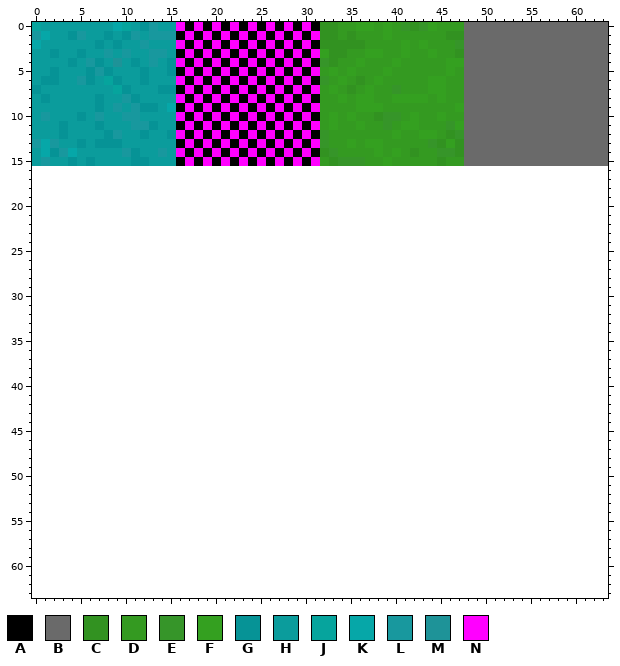
Two versions of one pixel-art sprite, assets/main/textures/spriteTextureMap.png. Above is the file before it was changed.
The file is 64x16 pixels. Colours within 5 levels of each other are drawn and written as one. The old version is drawn lined up with the new one, on the new canvas.
Palette (. is transparent): A #000000  B #6a6a6a  C #329221  D #349a21  E #369529  F #34a020  G #069396  H #0b9c9c  J #06a49d  K #06a7a8  L #18989e  M #1e9398  N #ff00ff
Pixels before (only the part around the change), first column x 0:
23 ................................................................
24 ................................................................
25 ................................................................
26 ................................................................
27 ................................................................
28 ................................................................
29 ................................................................
30 ................................................................
31 ................................................................
32 ................................................................
33 ................................................................
34 ................................................................
35 ................................................................
36 ................................................................
37 ................................................................
38 ................................................................
39 ................................................................
40 ................................................................
41 ................................................................
42 ................................................................
43 ................................................................
44 ................................................................
45 ................................................................
46 ................................................................
47 ................................................................
48 ................................................................
49 ................................................................
50 ................................................................
51 ................................................................
After:
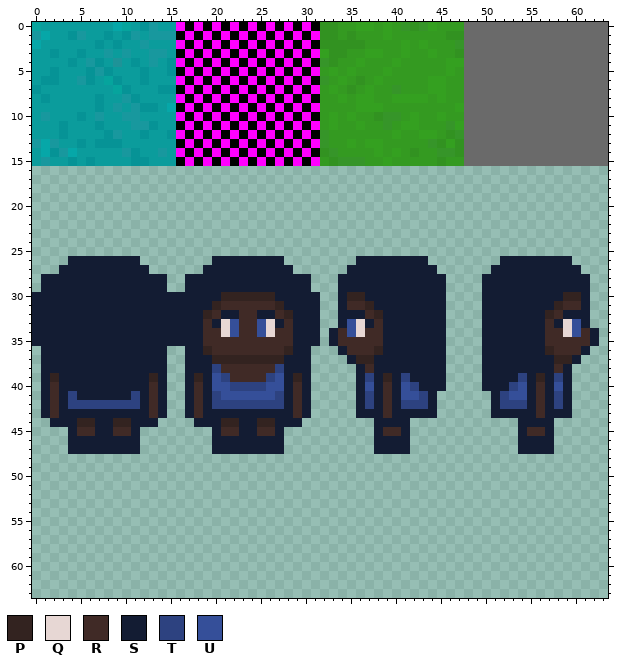
Colours new in this view: P #332320  Q #e7d7d4  R #402a26  S #131c33  T #2d4280  U #354f99
Diff:
canvas 64x16 -> 64x64
Changed rows in their new state; - is an unchanged pixel.
first column x 0:
26 ----SSSSSSSS--------SSSSSSSS--------SSSSSSSS--------SSSSSSSS---
27 ---SSSSSSSSSS------SSSSSSSSSS------SSSSSSSSSS------SSSSSSSSSS--
28 -SSSSSSSSSSSSSS--SSSSSSSSSSSSSS---SSSSSSSSSSSS----SSSSSSSSSSSS-
29 -SSSSSSSSSSSSSS--SSSSSSSSSSSSSS---SSSSSSSSSSSS----SSSSSSSSSSSS-
30 SSSSSSSSSSSSSSSSSSSSSPPPPPPSSSSS--SPPSSSSSSSSS----SSSSSSSSSPPS-
31 SSSSSSSSSSSSSSSSSSSSPRRRRRRPSSSS--SRRPSSSSSSSS----SSSSSSSSPRRS-
32 SSSSSSSSSSSSSSSSSSSPRSSRRSSRPSSS--SSSRPSSSSSSS----SSSSSSSPRSSS-
33 SSSSSSSSSSSSSSSSSSSRSQURRUQSRSSS--SUQSRSSSSSSS----SSSSSSSRSQUS-
34 SSSSSSSSSSSSSSSSSSSRRQURRUQRRSSS-SRUQRRSSSSSSS----SSSSSSSRRQURS
35 SSSSSSSSSSSSSSSSSSSRRRRRRRRRRSSS-SRRRRRSSSSSSS----SSSSSSSRRRRRS
36 -SSSSSSSSSSSSSS--SSPRRRRRRRRPSS---SRRRPSSSSSSS----SSSSSSSPRRRS-
37 -SSSSSSSSSSSSSS--SSSPPPPPPPPSSS----SPPSSSSSSSS----SSSSSSSSPPS--
38 -SSSSSSSSSSSSSS--SSSTRRRRRRTSSS-----SRSSSSSSSS----SSSSSSSSRS---
39 -SPSSSSSSSSSSPS--SPSUTRRRRTUSPS-----STSPSTSSSS----SSSSTSPSTS---
40 -SRSSSSSSSSSSRS--SRSUUTTTTUUSRS-----SUSRSUTSSS----SSSTUSRSUS---
41 -SRSTSSSSSSTSRS--SRSTUUUUUUTSRS-----STSRSUUTS------STUUSRSTS---
42 -SRSTTTTTTTTSRS--SRSTTTTTTTTSRS-----STSRSTTTS------STTTSRSTS---
43 -SRSSSSSSSSSSRS--SRSSSSSSSSSSRS-----SSSRSSSSS------SSSSSRSSS---
44 --SSSPPSSPPSSS----SSSPPSSPPSSS--------SSSS------------SSSS-----
45 ----SRRSSRRS--------SRRSSRRS----------SRRS------------SRRS-----
46 ----SSSSSSSS--------SSSSSSSS----------SSSS------------SSSS-----
47 ----SSSSSSSS--------SSSSSSSS----------SSSS------------SSSS-----
Where, in picture pixels (left, top, right, bottom), the same in both pictures:
added: (32, 256, 599, 454)
